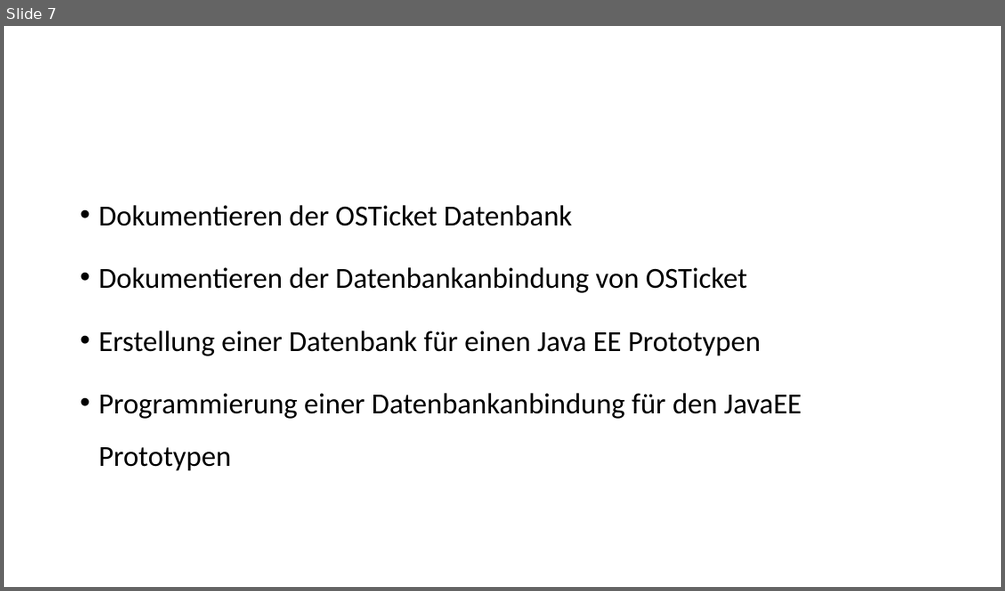
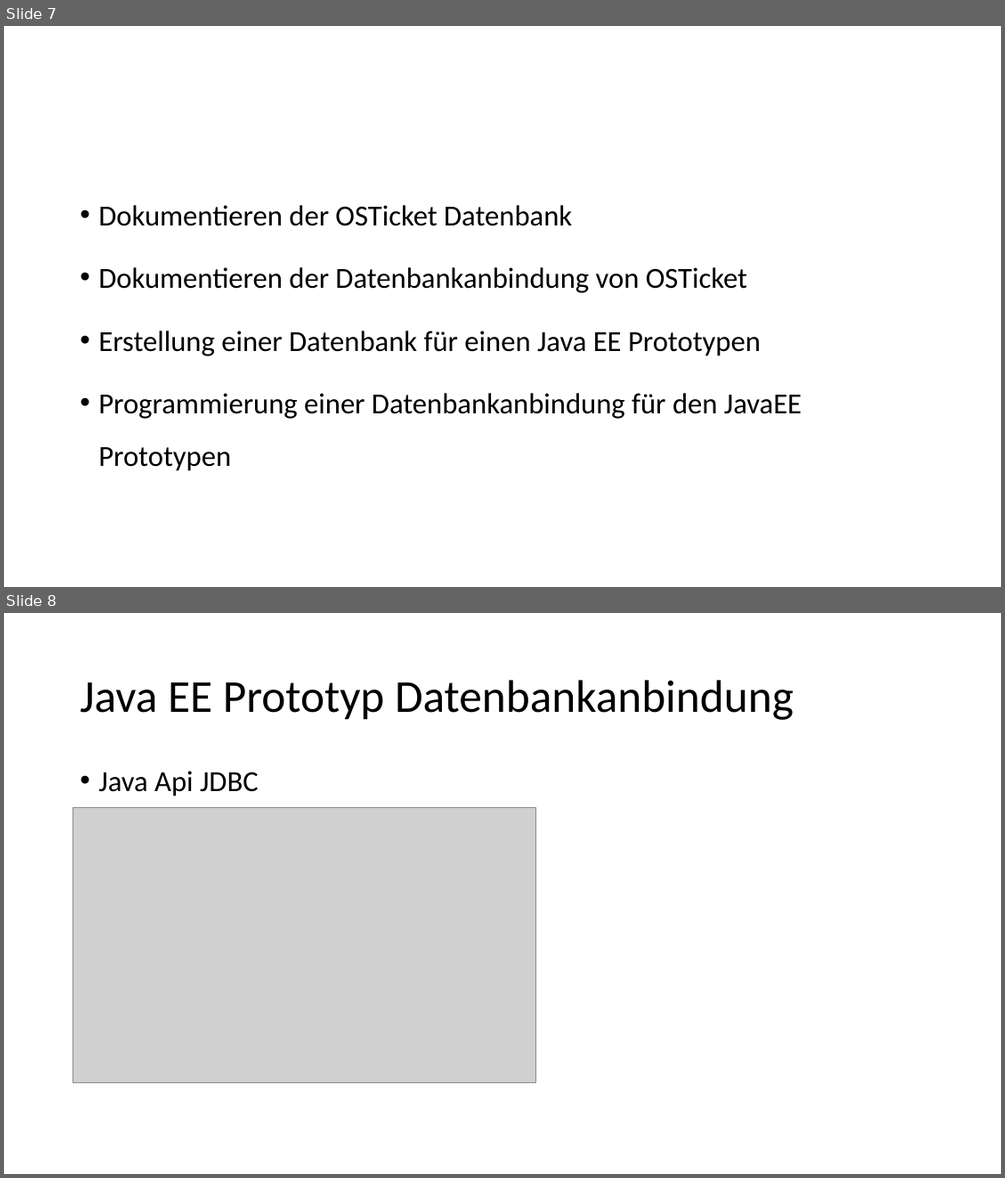
Before and after one commit to bastscho/diplomprojekt, a slide deck: Dokumente/Praesentationen/Technische_Praesentationen_03.07.17/praesi.pptx. Shown one above the other, each under a label of ours: slide 7 before the commit, slides 7 and 8 after it. The pictures are 1005x591 and 1005x1178 pixels, drawn with LibreOffice and Linux fonts; fonts in the diff are those of the drawing; grey boxes stand for pictures. Boxes give left, top, right and bottom in pixels: in the first picture for what was removed or moved away, otherwise in the second. Text is boxed around its words. In the diff, an @@ line names an element or a change of style, - is before the commit and + after.

```diff
--- a/Dokumente/Praesentationen/Technische_Praesentationen_03.07.17/praesi.pptx
+++ b/Dokumente/Praesentationen/Technische_Praesentationen_03.07.17/praesi.pptx
@@ slide 8 added at box(4, 613, 1001, 1174), background #FFFFFF @@
@@ title added at box(80, 680, 793, 720), 44 pt, text #000000 @@
+Java EE Prototyp Datenbankanbindung
@@ text added at box(98, 771, 259, 796), 28 pt, text #000000 @@
+• Java Api JDBC
@@ picture added at box(73, 807, 536, 1083) @@
```
Also in this commit, not shown: 1 slide changed.
